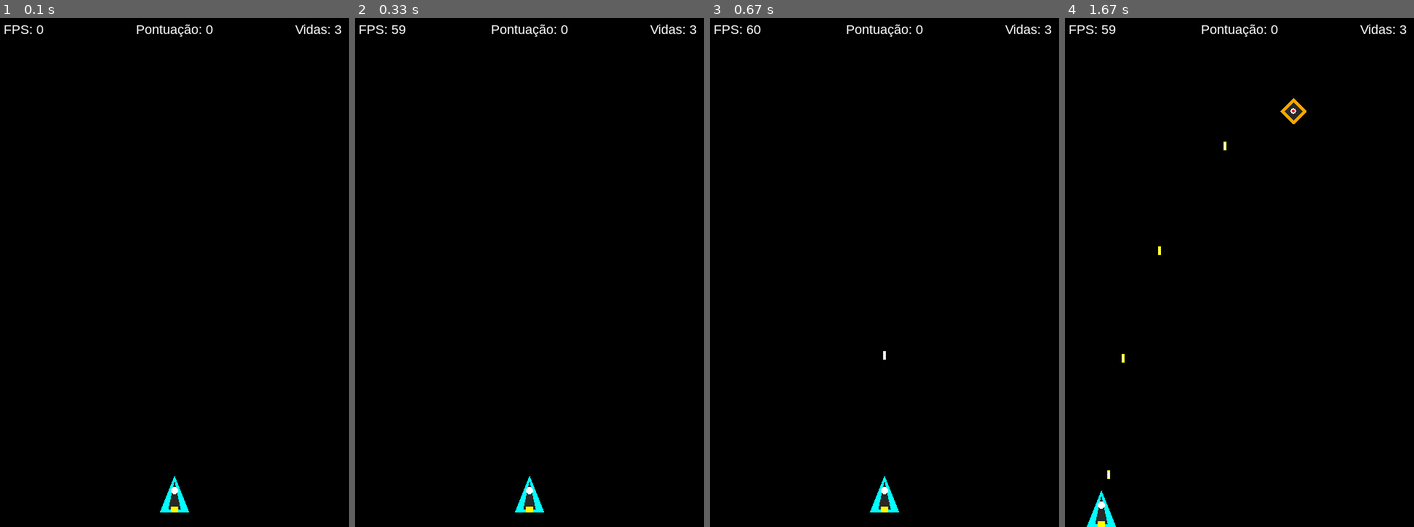
Above: before the commit, frames 1-4 (left to right).
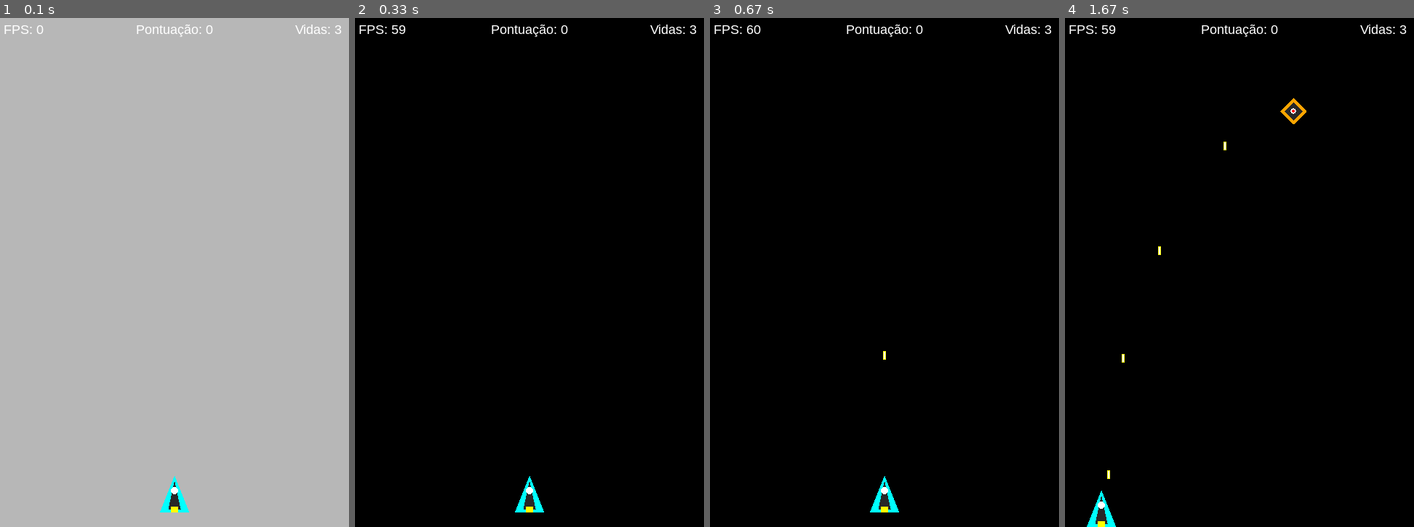
Above: after the commit, the same moments.

Repository: victorbouissoumota/PyGame-Mota-Sheik
Game: pygame game, started from Código PyGaMe Projeto final Dessoft.py
Same seed, same stepped clock (60 frames per second), same inputs: the game is played once before the commit and once after it.
Inputs:
- Up to frame 1 (0.1 s): no input
- Up to frame 2 (0.33 s): no input
- Up to frame 3 (0.67 s): tap Space at 0.33 s
- Up to frame 4 (1.67 s): hold Left 0.67-1.2 s; tap Space at 0.73, 1.03, 1.3, 1.63 s; hold Down 1.23-1.53 s; hold Left from 1.57 s (still down)

The runs differ from the first frame. In frame 1, 100% of the frame differs, in the area x 0-100%, y 0-100%; in frame 2, nothing differs; in frame 3, nothing differs; in frame 4, nothing differs.

Commit message:
power-ups (tiro triplo, escudo e bomba)

Diff:
--- a/Código PyGaMe Projeto final Dessoft.py
+++ b/Código PyGaMe Projeto final Dessoft.py
@@ -31,6 +31,7 @@
 DARK_GRAY = (40, 40, 40)
 ORANGE = (255, 165, 0)
 MAGENTA = (255, 0, 200)
+LIGHT_BLUE = (100, 200, 255)
 
 # Jogador
 PLAYER_SPEED = 5
@@ -58,7 +59,15 @@
 EXPLOSION_PARTICLES = 15
 PARTICLE_MIN_SPEED = 1
 PARTICLE_MAX_SPEED = 5
-PARTICLE_LIFETIME = 500  # Milissegundos
+PARTICLE_LIFETIME = 500
+
+# Power-ups
+POWERUP_SPEED = 2
+POWERUP_SIZE = 24
+POWERUP_SPAWN_CHANCE = 25  # Porcentagem de chance ao destruir um inimigo
+TRIPLE_SHOT_DURATION = 5000  # Milissegundos
+SHIELD_DURATION = 6000
+BOMB_FLASH_DURATION = 300
 
 
 # =============================================================================
@@ -80,6 +89,10 @@
         lives: Quantidade de vidas restantes.
         invincible: Flag que indica se o jogador está invencível.
         invincible_timer: Timestamp de quando ficou invencível.
+        triple_shot: Flag que indica se o tiro triplo está ativo.
+        triple_shot_timer: Timestamp de quando o tiro triplo foi ativado.
+        shield: Flag que indica se o escudo está ativo.
+        shield_timer: Timestamp de quando o escudo foi ativado.
     """
 
     def __init__(self, bullet_group, all_sprites_group):
@@ -102,6 +115,10 @@
         self.lives = PLAYER_LIVES
         self.invincible = False
         self.invincible_timer = 0
+        self.triple_shot = False
+        self.triple_shot_timer = 0
+        self.shield = False
+        self.shield_timer = 0
 
     def _create_ship_image(self):
         """Cria o sprite da nave desenhando um formato de nave.
@@ -131,7 +148,7 @@
         return surface
 
     def update(self):
-        """Atualiza a posição da nave e o estado de invencibilidade."""
+        """Atualiza a posição da nave, invencibilidade e power-ups."""
         keys = pygame.key.get_pressed()
 
         dx = 0
@@ -151,6 +168,7 @@
 
         self._clamp_to_screen()
         self._update_invincibility()
+        self._update_powerups()
 
     def _update_invincibility(self):
         """Gerencia o tempo de invencibilidade e o efeito de piscar."""
@@ -165,29 +183,76 @@
                 else:
                     self.image = pygame.Surface((PLAYER_WIDTH, PLAYER_HEIGHT), pygame.SRCALPHA)
 
+    def _update_powerups(self):
+        """Verifica se os power-ups ativos já expiraram."""
+        now = pygame.time.get_ticks()
+        if self.triple_shot and now - self.triple_shot_timer >= TRIPLE_SHOT_DURATION:
+            self.triple_shot = False
+        if self.shield and now - self.shield_timer >= SHIELD_DURATION:
+            self.shield = False
+
+    def activate_triple_shot(self):
+        """Ativa o power-up de tiro triplo."""
+        self.triple_shot = True
+        self.triple_shot_timer = pygame.time.get_ticks()
+
+    def activate_shield(self):
+        """Ativa o power-up de escudo."""
+        self.shield = True
+        self.shield_timer = pygame.time.get_ticks()
+
     def hit(self):
         """Processa o dano recebido pelo jogador.
 
-        Reduz uma vida e ativa o período de invencibilidade.
+        Se o escudo estiver ativo, absorve o dano e desativa o escudo.
+        Caso contrário, reduz uma vida e ativa invencibilidade.
 
         Returns:
             bool: True se o jogador ainda tem vidas, False se morreu.
         """
-        if not self.invincible:
-            self.lives -= 1
+        if self.invincible:
+            return True
+        if self.shield:
+            self.shield = False
             self.invincible = True
             self.invincible_timer = pygame.time.get_ticks()
-            return self.lives > 0
-        return True
+            return True
+        self.lives -= 1
+        self.invincible = True
+        self.invincible_timer = pygame.time.get_ticks()
+        return self.lives > 0
 
     def shoot(self):
-        """Dispara um tiro se o tempo de recarga já passou."""
+        """Dispara tiros. Se tiro triplo ativo, dispara 3 tiros."""
         now = pygame.time.get_ticks()
         if now - self.last_shot >= SHOOT_DELAY:
             self.last_shot = now
-            bullet = Bullet(self.rect.centerx, self.rect.top)
-            self.bullet_group.add(bullet)
-            self.all_sprites_group.add(bullet)
+            if self.triple_shot:
+                # Tiro central
+                b1 = Bullet(self.rect.centerx, self.rect.top, 0)
+                # Tiro esquerdo (levemente diagonal)
+                b2 = Bullet(self.rect.left + 5, self.rect.top + 10, -2)
+                # Tiro direito (levemente diagonal)
+                b3 = Bullet(self.rect.right - 5, self.rect.top + 10, 2)
+                for b in [b1, b2, b3]:
+                    self.bullet_group.add(b)
+                    self.all_sprites_group.add(b)
+            else:
+                bullet = Bullet(self.rect.centerx, self.rect.top, 0)
+                self.bullet_group.add(bullet)
+                self.all_sprites_group.add(bullet)
+
+    def draw_shield(self, screen):
+        """Desenha o efeito visual do escudo ao redor da nave.
+
+        Args:
+            screen: Superfície onde o escudo será desenhado.
+        """
+        if self.shield:
+            # Efeito de pulsar usando seno
+            pulse = int(3 * math.sin(pygame.time.get_ticks() / 150))
+            radius = max(PLAYER_WIDTH // 2, PLAYER_HEIGHT // 2) + 8 + pulse
+            pygame.draw.circle(screen, LIGHT_BLUE, self.rect.center, radius, 2)
 
     def _clamp_to_screen(self):
         """Impede que a nave saia dos limites da tela."""
@@ -204,20 +269,23 @@
 class Bullet(pygame.sprite.Sprite):
     """Projétil disparado pela nave do jogador.
 
-    O tiro se move para cima e é destruído ao sair da tela.
+    O tiro se move para cima e pode ter um desvio horizontal
+    para tiros diagonais (tiro triplo).
 
     Attributes:
         image: Superfície com o desenho do tiro.
         rect: Retângulo de posição e colisão.
-        speed: Velocidade vertical do tiro (negativa = para cima).
+        speed_y: Velocidade vertical do tiro.
+        speed_x: Velocidade horizontal do tiro (0 para tiro reto).
     """
 
-    def __init__(self, x, y):
+    def __init__(self, x, y, speed_x=0):
         """Inicializa o tiro na posição especificada.
 
         Args:
             x: Posição horizontal do centro do tiro.
             y: Posição vertical do topo do tiro.
+            speed_x: Velocidade horizontal (0 = reto, negativo = esquerda).
         """
         super().__init__()
         self.image = pygame.Surface((BULLET_WIDTH, BULLET_HEIGHT), pygame.SRCALPHA)
@@ -226,12 +294,14 @@
         self.rect = self.image.get_rect()
         self.rect.centerx = x
         self.rect.bottom = y
-        self.speed = BULLET_SPEED
+        self.speed_y = BULLET_SPEED
+        self.speed_x = speed_x
 
     def update(self):
-        """Move o tiro para cima e o remove se sair da tela."""
-        self.rect.y += self.speed
-        if self.rect.bottom < 0:
+        """Move o tiro e o remove se sair da tela."""
+        self.rect.y += self.speed_y
+        self.rect.x += self.speed_x
+        if self.rect.bottom < 0 or self.rect.right < 0 or self.rect.left > SCREEN_WIDTH:
             self.kill()
 
 
@@ -239,8 +309,7 @@
     """Nave inimiga que desce pela tela.
 
     Cada inimigo tem velocidade aleatória e aparece em uma posição
-    horizontal aleatória no topo da tela. É destruído ao sair pela
-    parte de baixo.
+    horizontal aleatória no topo da tela.
 
     Attributes:
         image: Superfície com o desenho do inimigo.
@@ -292,6 +361,83 @@
     def update(self):
         """Move o inimigo para baixo e o remove se sair da tela."""
         self.rect.y += self.speed
+        if self.rect.top > SCREEN_HEIGHT:
+            self.kill()
+
+
+class PowerUp(pygame.sprite.Sprite):
+    """Item de power-up que cai pela tela após destruir um inimigo.
+
+    Existem três tipos: tiro triplo, escudo e bomba. Cada um tem
+    um visual e efeito diferente.
+
+    Attributes:
+        image: Superfície com o desenho do power-up.
+        rect: Retângulo de posição e colisão.
+        speed: Velocidade de queda.
+        kind: Tipo do power-up ('triple', 'shield' ou 'bomb').
+    """
+
+    TYPES = ["triple", "shield", "bomb"]
+
+    def __init__(self, x, y):
+        """Inicializa o power-up na posição do inimigo destruído.
+
+        Args:
+            x: Posição horizontal do centro.
+            y: Posição vertical do centro.
+        """
+        super().__init__()
+        self.kind = random.choice(self.TYPES)
+        self.image = self._create_powerup_image()
+        self.rect = self.image.get_rect()
+        self.rect.centerx = x
+        self.rect.centery = y
+        self.speed = POWERUP_SPEED
+        self.spawn_time = pygame.time.get_ticks()
+
+    def _create_powerup_image(self):
+        """Cria o sprite do power-up baseado no tipo.
+
+        Returns:
+            pygame.Surface: Superfície com o desenho do power-up.
+        """
+        surface = pygame.Surface((POWERUP_SIZE, POWERUP_SIZE), pygame.SRCALPHA)
+
+        if self.kind == "triple":
+            # Triângulo amarelo - tiro triplo
+            pygame.draw.polygon(surface, YELLOW, [
+                (POWERUP_SIZE // 2, 2),
+                (2, POWERUP_SIZE - 2),
+                (POWERUP_SIZE - 2, POWERUP_SIZE - 2),
+            ])
+            pygame.draw.polygon(surface, ORANGE, [
+                (POWERUP_SIZE // 2, 6),
+                (6, POWERUP_SIZE - 4),
+                (POWERUP_SIZE - 6, POWERUP_SIZE - 4),
+            ])
+
+        elif self.kind == "shield":
+            # Círculo azul - escudo
+            pygame.draw.circle(surface, LIGHT_BLUE, (POWERUP_SIZE // 2, POWERUP_SIZE // 2), POWERUP_SIZE // 2 - 1)
+            pygame.draw.circle(surface, BLUE, (POWERUP_SIZE // 2, POWERUP_SIZE // 2), POWERUP_SIZE // 2 - 4)
+            pygame.draw.circle(surface, LIGHT_BLUE, (POWERUP_SIZE // 2, POWERUP_SIZE // 2), 4)
+
+        elif self.kind == "bomb":
+            # Quadrado vermelho - bomba
+            pygame.draw.rect(surface, RED, (2, 2, POWERUP_SIZE - 4, POWERUP_SIZE - 4))
+            pygame.draw.rect(surface, ORANGE, (6, 6, POWERUP_SIZE - 12, POWERUP_SIZE - 12))
+            pygame.draw.rect(surface, YELLOW, (9, 9, POWERUP_SIZE - 18, POWERUP_SIZE - 18))
+
+        return surface
+
+    def update(self):
+        """Move o power-up para baixo e o remove se sair da tela."""
+        self.rect.y += self.speed
+
+        # Efeito de flutuar (oscilação horizontal)
+        self.rect.x += int(math.sin(pygame.time.get_ticks() / 200) * 0.8)
+
         if self.rect.top > SCREEN_HEIGHT:
             self.kill()
 
@@ -325,7 +471,6 @@
         self.pos_x = float(x)
         self.pos_y = float(y)
 
-        # Direção e velocidade aleatórias
         angle = random.uniform(0, 2 * math.pi)
         speed = random.uniform(PARTICLE_MIN_SPEED, PARTICLE_MAX_SPEED)
         self.vel_x = math.cos(angle) * speed
@@ -336,7 +481,6 @@
         self.radius = self.initial_radius
         self.spawn_time = pygame.time.get_ticks()
 
-        # Cria a imagem inicial
         self._update_image()
 
     def _update_image(self):
@@ -354,15 +498,12 @@
             self.kill()
             return
 
-        # Move a partícula
         self.pos_x += self.vel_x
         self.pos_y += self.vel_y
 
-        # Desacelera gradualmente
         self.vel_x *= 0.96
         self.vel_y *= 0.96
 
-        # Encolhe proporcionalmente ao tempo de vida restante
         life_ratio = 1 - (elapsed / PARTICLE_LIFETIME)
         self.radius = max(int(self.initial_radius * life_ratio), 1)
 
@@ -370,27 +511,28 @@
 
 
 class Explosion:
-    """Gerencia a criação de uma explosão com múltiplas partículas.
-
-    Esta classe não é um sprite, apenas serve como fábrica de partículas
-    que são adicionadas ao grupo de sprites fornecido.
-    """
-
-    # Cores possíveis das partículas de explosão
+    """Gerencia a criação de uma explosão com múltiplas partículas."""
+
     COLORS = [YELLOW, ORANGE, RED, WHITE]
 
     @staticmethod
-    def create(x, y, all_sprites_group):
+    def create(x, y, all_sprites_group, big=False):
         """Cria uma explosão gerando várias partículas na posição dada.
 
         Args:
             x: Posição horizontal do centro da explosão.
             y: Posição vertical do centro da explosão.
             all_sprites_group: Grupo onde as partículas serão adicionadas.
-        """
-        for _ in range(EXPLOSION_PARTICLES):
+            big: Se True, cria uma explosão maior (para bomba).
+        """
+        count = EXPLOSION_PARTICLES * 3 if big else EXPLOSION_PARTICLES
+        for _ in range(count):
             color = random.choice(Explosion.COLORS)
             particle = Particle(x, y, color)
+            if big:
+                particle.vel_x *= 2
+                particle.vel_y *= 2
+                particle.initial_radius = random.randint(3, 7)
             all_sprites_group.add(particle)
 
 
@@ -409,8 +551,10 @@
         all_sprites: Grupo com todos os sprites do jogo.
         bullets: Grupo com os tiros do jogador.
         enemies: Grupo com os inimigos.
+        powerups: Grupo com os power-ups.
         last_enemy_spawn: Timestamp do último spawn de inimigo.
         score: Pontuação atual do jogador.
+        bomb_flash: Timestamp do flash da bomba (efeito visual).
     """
 
     def __init__(self):
@@ -430,10 +574,12 @@
         self.all_sprites = pygame.sprite.Group()
         self.bullets = pygame.sprite.Group()
         self.enemies = pygame.sprite.Group()
+        self.powerups = pygame.sprite.Group()
         self.player = Player(self.bullets, self.all_sprites)
         self.all_sprites.add(self.player)
         self.last_enemy_spawn = pygame.time.get_ticks()
         self.score = 0
+        self.bomb_flash = 0
         self.playing = True
         self.run()
 
@@ -463,6 +609,7 @@
         self.all_sprites.update()
         self._spawn_enemies()
         self._check_collisions()
+        self._check_powerup_collisions()
 
     def _spawn_enemies(self):
         """Cria novos inimigos periodicamente, respeitando o limite máximo."""
@@ -476,7 +623,8 @@
     def _check_collisions(self):
         """Verifica e processa todas as colisões do jogo.
 
-        Tiro x Inimigo: destrói ambos, soma pontos e cria explosão.
+        Tiro x Inimigo: destrói ambos, soma pontos, cria explosão e
+        pode dropar um power-up.
         Inimigo x Jogador: o jogador perde uma vida e fica invencível.
         """
         # Tiro x Inimigo
@@ -485,6 +633,12 @@
             for enemy in enemies_hit:
                 self.score += 100
                 Explosion.create(enemy.rect.centerx, enemy.rect.centery, self.all_sprites)
+
+                # Chance de dropar power-up
+                if random.randint(1, 100) <= POWERUP_SPAWN_CHANCE:
+                    powerup = PowerUp(enemy.rect.centerx, enemy.rect.centery)
+                    self.powerups.add(powerup)
+                    self.all_sprites.add(powerup)
 
         # Inimigo x Jogador
         if not self.player.invincible:
@@ -497,6 +651,25 @@
                     Explosion.create(self.player.rect.centerx, self.player.rect.centery, self.all_sprites)
                     self._game_over()
 
+    def _check_powerup_collisions(self):
+        """Verifica se o jogador coletou algum power-up e aplica o efeito."""
+        powerup_hits = pygame.sprite.spritecollide(self.player, self.powerups, True)
+        for powerup in powerup_hits:
+            if powerup.kind == "triple":
+                self.player.activate_triple_shot()
+            elif powerup.kind == "shield":
+                self.player.activate_shield()
+            elif powerup.kind == "bomb":
+                self._activate_bomb()
+
+    def _activate_bomb(self):
+        """Ativa a bomba: destrói todos os inimigos na tela com explosões."""
+        self.bomb_flash = pygame.time.get_ticks()
+        for enemy in self.enemies:
+            self.score += 100
+            Explosion.create(enemy.rect.centerx, enemy.rect.centery, self.all_sprites, big=True)
+        self.enemies.empty()
+
     def _game_over(self):
         """Exibe a tela de game over temporária e encerra a partida."""
         self.screen.fill(BLACK)
@@ -521,12 +694,25 @@
     def draw(self):
         """Desenha todos os elementos na tela."""
         self.screen.fill(BLACK)
+
+        # Flash branco da bomba
+        if pygame.time.get_ticks() - self.bomb_flash < BOMB_FLASH_DURATION:
+            alpha = 255 * (1 - (pygame.time.get_ticks() - self.bomb_flash) / BOMB_FLASH_DURATION)
+            flash_surface = pygame.Surface((SCREEN_WIDTH, SCREEN_HEIGHT))
+            flash_surface.fill(WHITE)
+            flash_surface.set_alpha(int(alpha))
+            self.screen.blit(flash_surface, (0, 0))
+
         self.all_sprites.draw(self.screen)
+
+        # Desenha escudo por cima da nave
+        self.player.draw_shield(self.screen)
+
         self._draw_hud()
         pygame.display.flip()
 
     def _draw_hud(self):
-        """Desenha o HUD com vidas, pontuação e FPS."""
+        """Desenha o HUD com vidas, pontuação, FPS e indicadores de power-ups."""
         fps_text = self.font.render(f"FPS: {int(self.clock.get_fps())}", True, WHITE)
         self.screen.blit(fps_text, (5, 5))
 
@@ -535,6 +721,18 @@
 
         lives_text = self.font.render(f"Vidas: {self.player.lives}", True, WHITE)
         self.screen.blit(lives_text, (SCREEN_WIDTH - lives_text.get_width() - 10, 5))
+
+        # Indicadores de power-ups ativos
+        y_indicator = 30
+        if self.player.triple_shot:
+            remaining = max(0, TRIPLE_SHOT_DURATION - (pygame.time.get_ticks() - self.player.triple_shot_timer))
+            text = self.font.render(f"Tiro Triplo: {remaining // 1000 + 1}s", True, YELLOW)
+            self.screen.blit(text, (5, y_indicator))
+            y_indicator += 20
+        if self.player.shield:
+            remaining = max(0, SHIELD_DURATION - (pygame.time.get_ticks() - self.player.shield_timer))
+            text = self.font.render(f"Escudo: {remaining // 1000 + 1}s", True, LIGHT_BLUE)
+            self.screen.blit(text, (5, y_indicator))
 
 
 # =============================================================================
